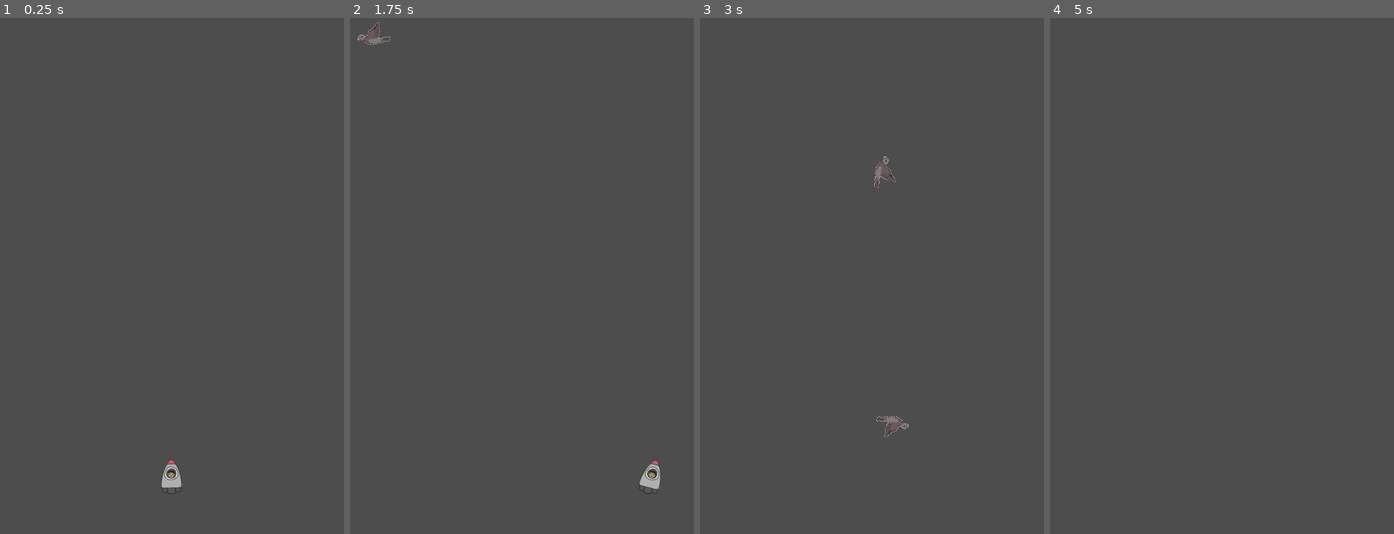
Above: before the commit, frames 1-4 (left to right).
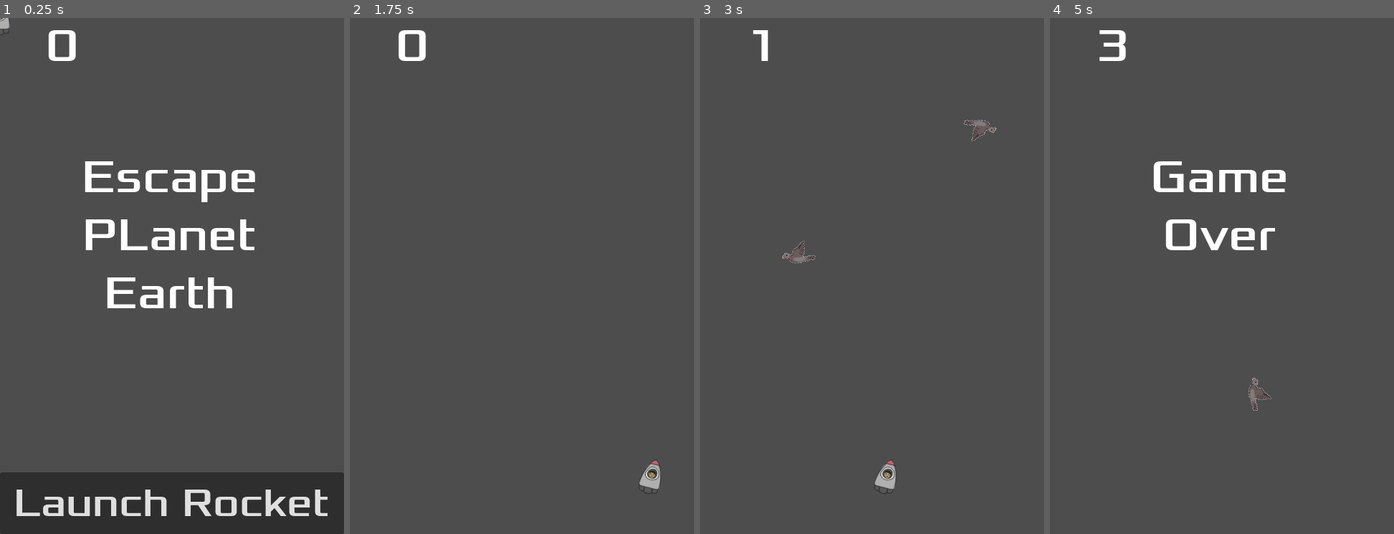
Above: after the commit, the same moments.

Repository: siddydutta/DYHTG-2024-SpaceEscape
Game: Godot game, scene res://main.tscn
Two runs of this game, one before a commit and one after it. Both use one fixed random seed, a clock stepped at 60 frames per second and the inputs below.
Inputs (mouse positions are in pixels of both pictures, inside the frame that each line leads up to):
- Up to frame 1 (0.25 s): no input
- Up to frame 2 (1.75 s): click (522, 503) at 0.5 s, where only the run after the commit has a clickable "Launch Rocket"; tap Enter at 1.25 s; hold Right (move_right) from 1.28 s (still down)
- Up to frame 3 (3 s): release Right (move_right) at 2.03 s; hold Left (move_left) 2.03-2.78 s; hold Right (move_right) from 2.78 s (still down)
- Up to frame 4 (5 s): release Right (move_right) at 4.28 s; hold Left (move_left) from 4.28 s (still down)

The runs differ from the first frame. In frame 1, 15% of the frame differs, in the area x 0-100%, y 0-100%; in frame 2, 0.4%; in frame 3, 0.9%; in frame 4, 2.1%.

Commit message:
HUD integration to start game

Diff:
--- /dev/null
+++ b/hud.gd
@@ -0,0 +1,24 @@
+extends CanvasLayer
+signal start_game
+
+func show_message(text):
+	$Message.text = text
+	$Message.show()
+	$MessageTimer.start()
+
+func show_game_over():
+	show_message("Game Over")
+	await $MessageTimer.timeout
+	await get_tree().create_timer(1.0).timeout
+	$StartButton.show()
+
+func update_score(score):
+	$ScoreLabel.text = str(score)
+
+func _on_start_button_pressed():
+	$StartButton.hide()
+	$Message.hide()
+	start_game.emit()
+
+func _on_message_timer_timeout():
+	$Message.hide()
--- /dev/null
+++ b/hud.tscn
@@ -0,0 +1,50 @@
+[gd_scene load_steps=3 format=3 uid="uid://degj6m0gu6v8h"]
+
+[ext_resource type="Script" path="res://hud.gd" id="1_3qoct"]
+[ext_resource type="FontFile" uid="uid://k8d0jlop2ihp" path="res://fonts/Xolonium-Regular.ttf" id="1_58que"]
+
+[node name="HUD" type="CanvasLayer"]
+script = ExtResource("1_3qoct")
+
+[node name="ScoreLabel" type="Label" parent="."]
+offset_left = 64.0
+offset_right = 109.0
+offset_bottom = 78.0
+theme_override_fonts/font = ExtResource("1_58que")
+theme_override_font_sizes/font_size = 64
+text = "0"
+
+[node name="Message" type="Label" parent="."]
+offset_left = 114.0
+offset_top = 183.0
+offset_right = 360.0
+offset_bottom = 423.0
+theme_override_fonts/font = ExtResource("1_58que")
+theme_override_font_sizes/font_size = 64
+text = "Escape
+PLanet
+Earth"
+horizontal_alignment = 1
+autowrap_mode = 2
+
+[node name="StartButton" type="Button" parent="."]
+anchors_preset = 7
+anchor_left = 0.5
+anchor_top = 1.0
+anchor_right = 0.5
+anchor_bottom = 1.0
+offset_left = -240.0
+offset_top = -86.0
+offset_right = 240.0
+grow_horizontal = 2
+grow_vertical = 0
+theme_override_fonts/font = ExtResource("1_58que")
+theme_override_font_sizes/font_size = 56
+toggle_mode = true
+text = "Launch Rocket"
+
+[node name="MessageTimer" type="Timer" parent="."]
+wait_time = 2.0
+one_shot = true
+
+[connection signal="pressed" from="StartButton" to="." method="_on_start_button_pressed"]
--- a/main.gd
+++ b/main.gd
@@ -4,8 +4,8 @@
 var score
 
 func _ready():
-	new_game()
-
+	#$HUD.connect("start_game", self, "new_game")
+	$HUD.start_game.connect(self.new_game)
 
 # Called every frame. 'delta' is the elapsed time since the previous frame.
 func _process(delta: float) -> void:
@@ -14,11 +14,13 @@
 func game_over():
 	$ElevationTimer.stop()
 	$MobTimer.stop()
+	$HUD.show_game_over()
 
 func new_game():
 	score = 0
 	$Player.start($StartPosition.position)
 	$StartTimer.start()
+	$HUD.update_score(score)
 
 #func _on_score_timer_timeout():
 	#score += 1
@@ -57,3 +59,4 @@
 
 func _on_elevation_timer_timeout() -> void:
 	score += 1
+	$HUD.update_score(score)
--- a/main.tscn
+++ b/main.tscn
@@ -1,8 +1,9 @@
-[gd_scene load_steps=5 format=3 uid="uid://b24eit6703syq"]
+[gd_scene load_steps=6 format=3 uid="uid://b24eit6703syq"]
 
 [ext_resource type="PackedScene" uid="uid://bqds5kpqglm8d" path="res://Player.tscn" id="1_iwmrs"]
 [ext_resource type="Script" path="res://main.gd" id="1_t4vn5"]
-[ext_resource type="PackedScene" uid="uid://bsd05luwllfjk" path="res://mob.tscn" id="2_quhpm"]
+[ext_resource type="PackedScene" uid="uid://tdfic8a1err8" path="res://mob.tscn" id="2_quhpm"]
+[ext_resource type="PackedScene" uid="uid://degj6m0gu6v8h" path="res://hud.tscn" id="4_6nxef"]
 
 [sub_resource type="Curve2D" id="Curve2D_euxua"]
 _data = {
@@ -34,6 +35,8 @@
 position = Vector2(0, 4)
 rotation = -1.5708
 
+[node name="HUD" parent="." instance=ExtResource("4_6nxef")]
+
 [connection signal="hit" from="Player" to="." method="game_over"]
 [connection signal="timeout" from="MobTimer" to="." method="_on_mob_timer_timeout"]
 [connection signal="timeout" from="ElevationTimer" to="." method="_on_elevation_timer_timeout"]
Not shown, added: fonts/FONTLOG.txt
Not shown, added: fonts/LICENSE.txt
Binary file added: fonts/Xolonium-Regular.ttf
Not shown, added: fonts/Xolonium-Regular.ttf.import
Not shown: 1 places in mob.tscn that only renumber resources
